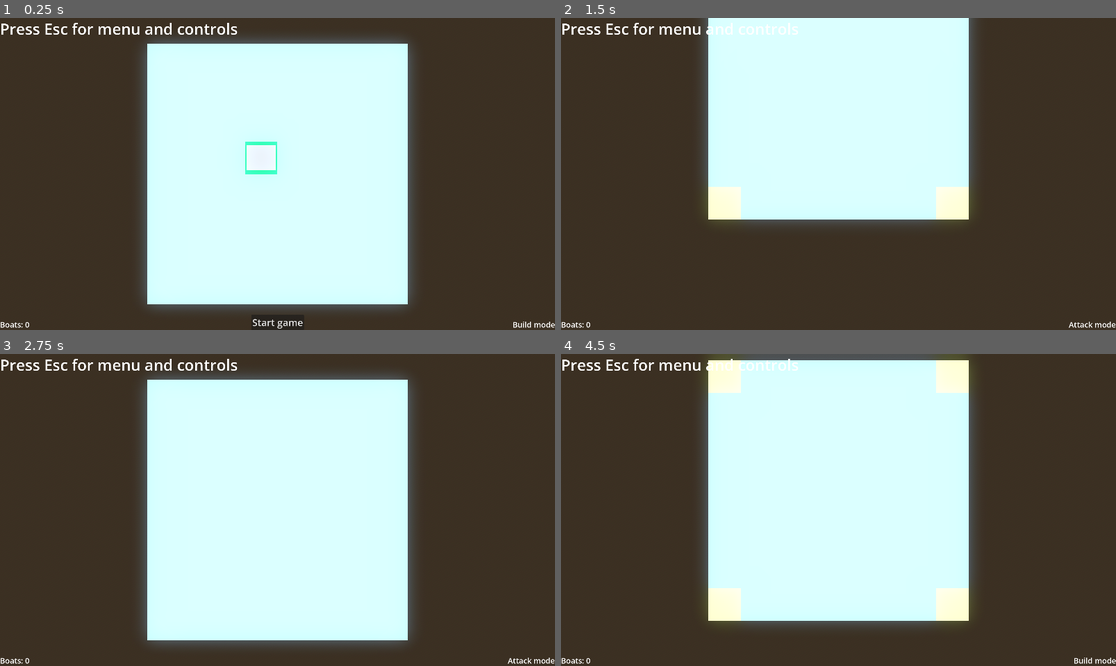
Above: before the commit, frames 1-4 (two rows, left to right).
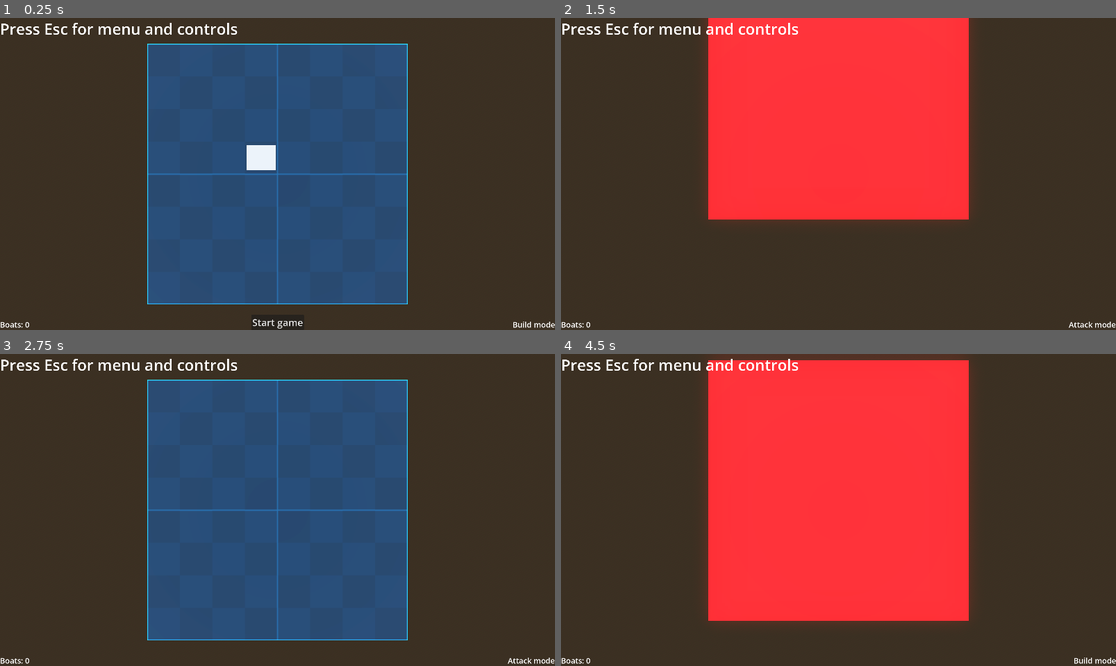
Above: after the commit, the same moments.

Repository: Qwenty228/netcentric
Game: Godot game, scene res://base_level.tscn
Same seed, same stepped clock (60 frames per second), same inputs: the game is played once before the commit and once after it.
Inputs (mouse positions are in pixels of both pictures, inside the frame that each line leads up to):
- Up to frame 1 (0.25 s): no input
- Up to frame 2 (1.5 s): click "Start game" at 0.5 s; tap Enter (switch_board) at 1.25 s; move the mouse to (960, 158) at 1.27 s; tap E (attack) at 1.35 s
- Up to frame 3 (2.75 s): move the mouse to (166, 525) at 2.02 s; tap 1 (boat1) at 2.1 s
- Up to frame 4 (4.5 s): tap Space at 2.75 s; move the mouse to (894, 441) at 2.77 s; tap 4 (boat4) at 2.85 s; tap Enter (switch_board) at 3.5 s; move the mouse to (810, 572) at 3.52 s; tap B (build) at 3.6 s; move the mouse to (1005, 556) at 4.27 s; click (1005, 556) at 4.35 s

The runs differ from the first frame. In frame 1, 42% of the frame differs, in the area x 25-75%, y 6-94%; in frame 2, 32%; in frame 3, 42%; in frame 4, 42%.

Commit message:
board colour

Diff:
--- a/base_level.tscn
+++ b/base_level.tscn
@@ -22,6 +22,9 @@
 [sub_resource type="StandardMaterial3D" id="StandardMaterial3D_mgmue"]
 albedo_color = Color(3.65794e-06, 0.630794, 0.971043, 1)
 albedo_texture = ExtResource("2_apdau")
+
+[sub_resource type="StandardMaterial3D" id="StandardMaterial3D_qe5as"]
+albedo_color = Color(1, 0, 0, 1)
 
 [sub_resource type="LabelSettings" id="LabelSettings_ltwcd"]
 font_size = 90
@@ -173,6 +176,7 @@
 material = SubResource("StandardMaterial3D_mgmue")
 
 [node name="GridMap" parent="PlayerBoard" instance=ExtResource("3_1ohpt")]
+visible = false
 is_player = true
 
 [node name="BoatManager" parent="PlayerBoard" instance=ExtResource("4_dxq0f")]
@@ -183,9 +187,10 @@
 [node name="Ground" type="CSGBox3D" parent="OppBoard"]
 transform = Transform3D(1, 0, 0, 0, 1, 0, 0, 0, 1, 0, -0.962034, 0)
 size = Vector3(32, 2, 32)
-material = SubResource("StandardMaterial3D_mgmue")
+material = SubResource("StandardMaterial3D_qe5as")
 
 [node name="OppMap" parent="OppBoard" instance=ExtResource("3_1ohpt")]
+visible = false
 data = {
 "cells": PackedInt32Array(65532, 65532, 2, 65532, 65533, 0, 65533, 65533, 0, 65533, 65534, 0, 65534, 65534, 0, 65534, 6 …(738 unchanged characters)…
 }
Not shown: 1 places in base_level.tscn that only renumber resources
